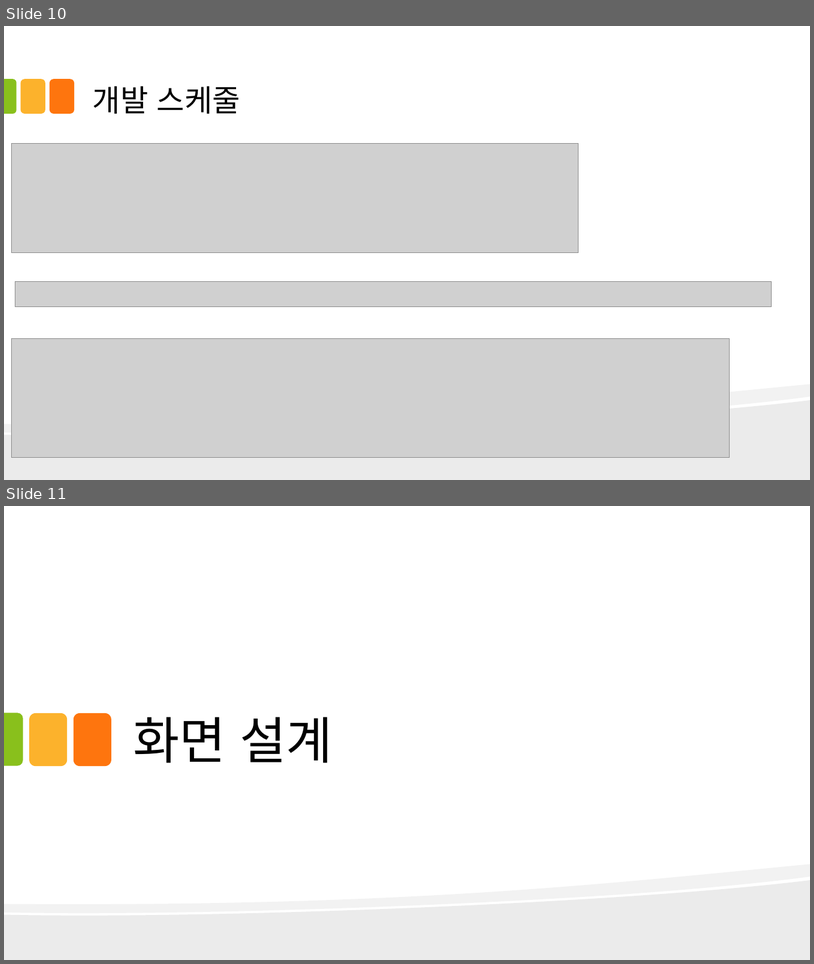
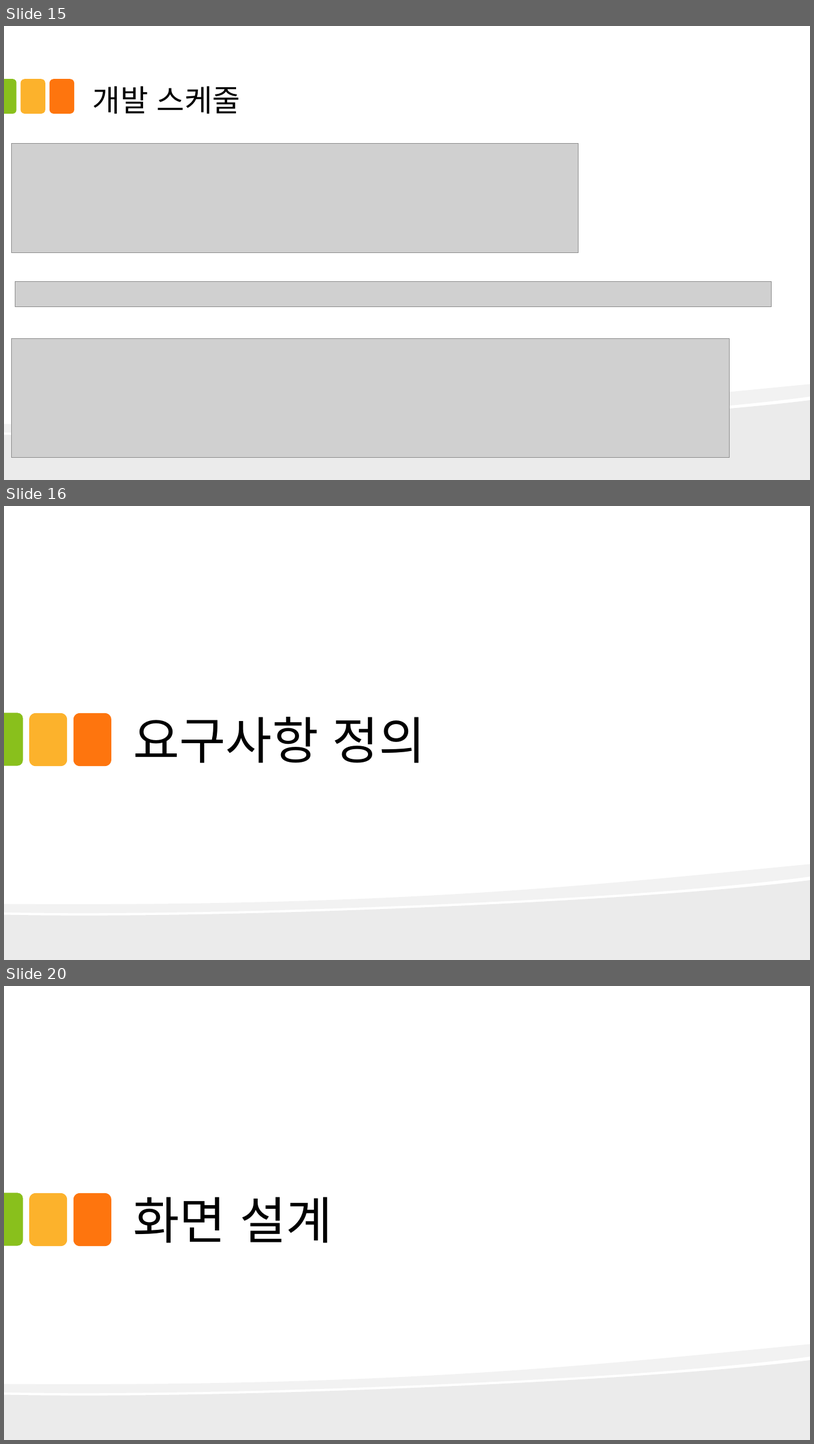
Before and after one commit to kjayvam/HTML, a slide deck: project/ppt/김영민_포트폴리오 요약 보고서.pptx. Shown one above the other, each under a label of ours: slides 10 and 11 before the commit, slides 15, 16 and 20 after it; the slides between them are not shown. The pictures are 814x964 and 814x1444 pixels, drawn with LibreOffice and Linux fonts; fonts in the diff are those of the drawing; grey boxes stand for pictures. Boxes give left, top, right and bottom in pixels: in the first picture for what was removed or moved away, otherwise in the second. Text is boxed around its words. In the diff, an @@ line names an element or a change of style, - is before the commit and + after.

```diff
--- a/project/ppt/김영민_포트폴리오 요약 보고서.pptx
+++ b/project/ppt/김영민_포트폴리오 요약 보고서.pptx
@@ slide 16 added at [4,506,810,960], background #FFFFFF; not listed: 5 template elements that a slide beside it also shows @@
@@ title added at [133,717,426,763], 60 pt, text #000000 @@
+요구사항 정의
@@ what was slide 10 is now slide 15 @@
@@ what was slide 11 is now slide 20 @@
```
Also in this commit, not shown: 8 slides changed, 8 other slides added, 3 other files.
